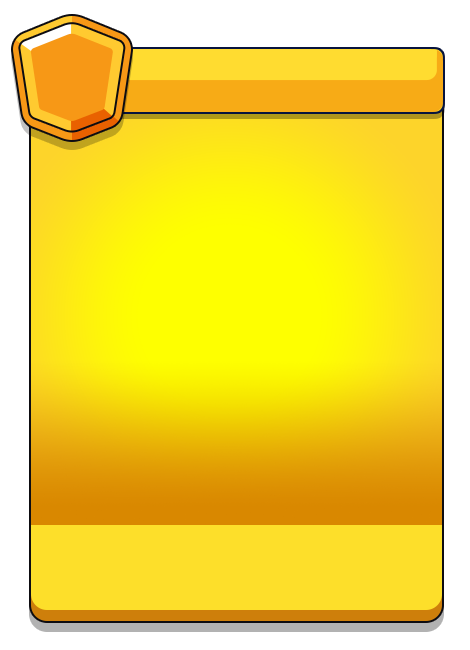
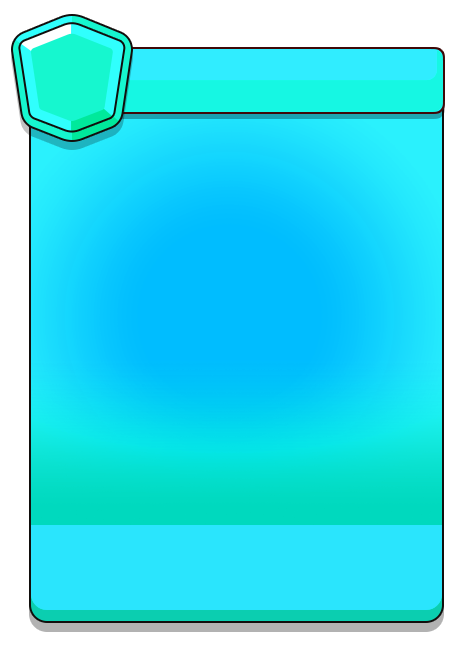
Layer changes from the first w=470, h=650 image to the second:
removed group "1" (49 layers) over left=11, top=14, right=445, bottom=621
removed group "CharacterLevelMax" (6 layers) from group "1" over left=11, top=14, right=444, bottom=150
removed layer "level copia" from group "CharacterLevelMax" over left=11, top=14, right=133, bottom=150
removed layer "bar copia" from group "CharacterLevelMax" over left=66, top=49, right=443, bottom=112
removed group "bg" (1st of 4, in "1" › "CharacterLevelMax") (1 layers) from group "CharacterLevelMax" over left=65, top=48, right=444, bottom=113
removed layer "bg" (2nd of 4, in "1" › "CharacterLevelMax" › "bg") from group "bg" over left=65, top=48, right=444, bottom=113
removed group "frame" (6 layers) from group "1" over left=11, top=24, right=445, bottom=621
removed layer "name_bg" from group "frame" over left=31, top=525, right=442, bottom=610
moved "shadow" out of group "frame", painted on it over left=11, top=14, right=445, bottom=623
removed layer "glow" from group "frame" over left=15, top=77, right=445, bottom=556
removed layer "bg" (3rd of 4, in "1" › "frame") from group "frame" over left=31, top=50, right=442, bottom=610
removed layer "bg" (4th of 4, in "1" › "frame") from group "frame" over left=31, top=50, right=442, bottom=621
